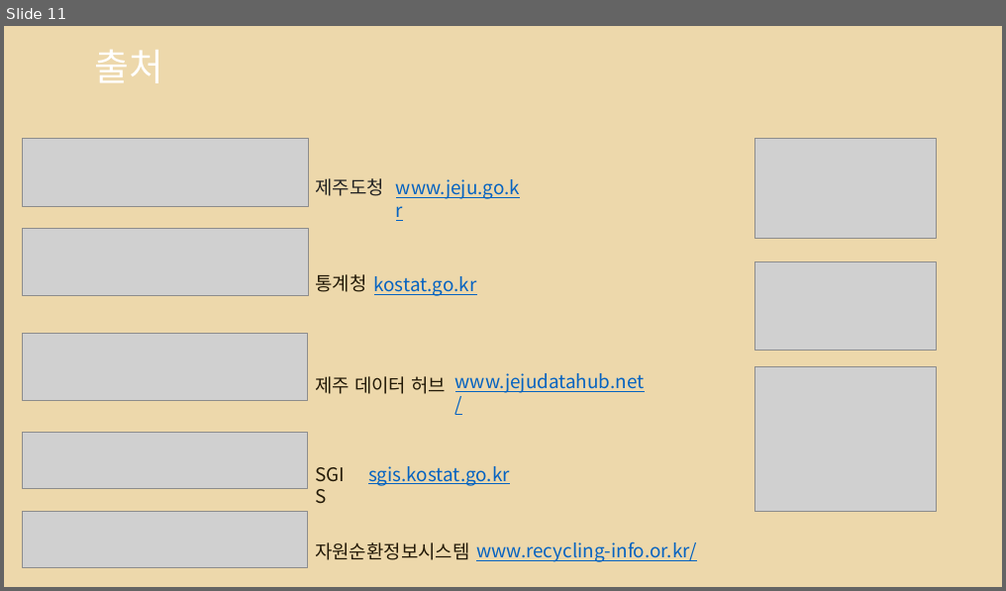
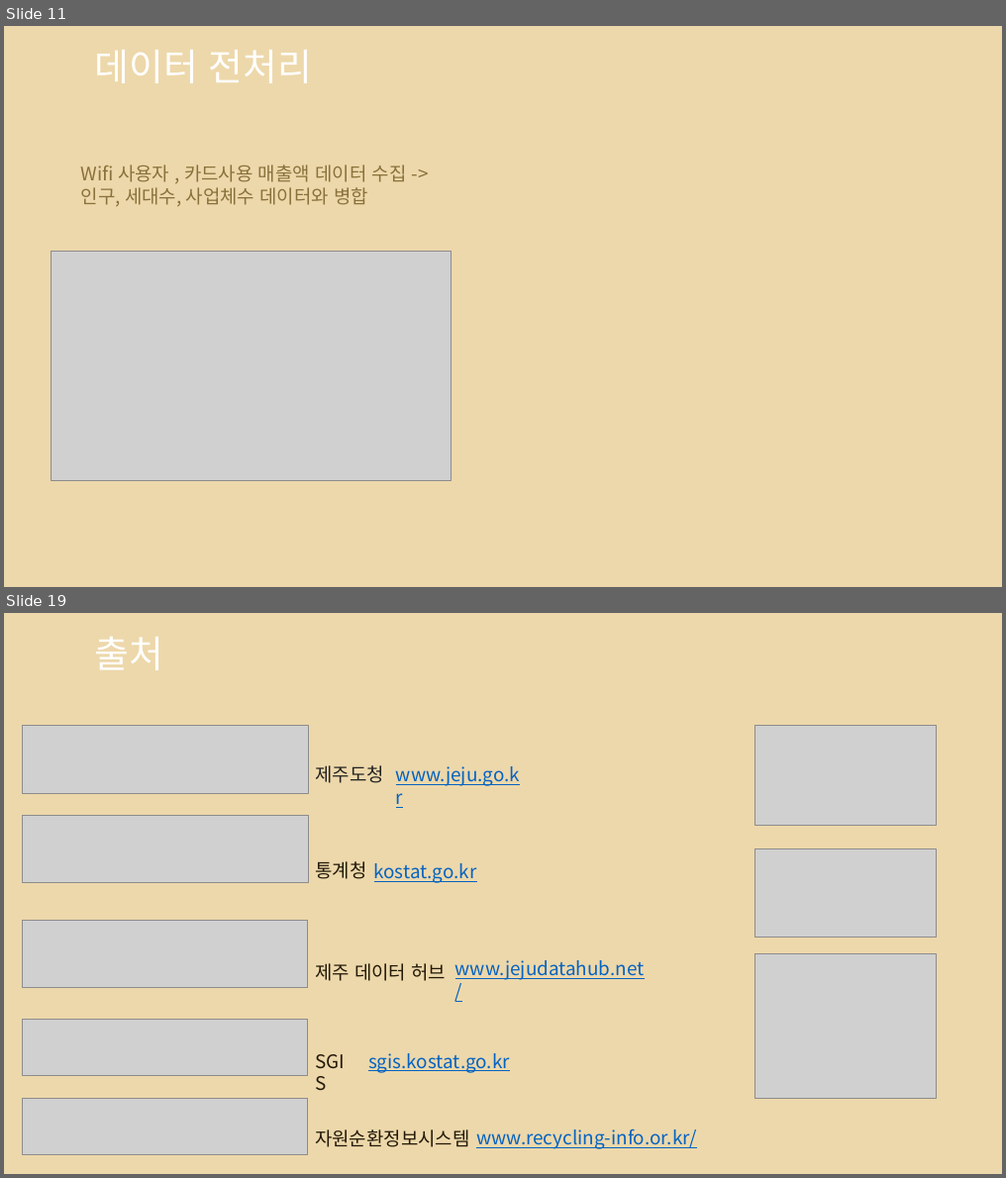
Before and after one commit to so-jeong0127/Python-Project, a slide deck: 3조_1차_재활용도움센터 위치 선정.pptx. Shown one above the other, each under a label of ours: slide 11 before the commit, slides 11 and 19 after it; the slides between them are not shown. The pictures are 1006x591 and 1006x1178 pixels, drawn with LibreOffice and Linux fonts; fonts in the diff are those of the drawing; grey boxes stand for pictures; background and template pictures are left out. Boxes give left, top, right and bottom in pixels: in the first picture for what was removed or moved away, otherwise in the second. Text is boxed around its words. In the diff, an @@ line names an element or a change of style, - is before the commit and + after.

```diff
--- a/3조_1차_재활용도움센터 위치 선정.pptx
+++ b/3조_1차_재활용도움센터 위치 선정.pptx
@@ slide 11 added at (4, 26, 1002, 587), background picture (left out) @@
@@ title added at (95, 50, 311, 83), 36 pt, text #FFFFFF @@
+데이터 전처리
@@ text added at (81, 165, 407, 206), 18 pt, text #8A713B @@
+Wifi 사용자 , 카드사용 매출액 데이터 수집 -> 인구, 세대수, 사업체수 데이터와 병합
@@ picture added at (52, 252, 450, 480) @@
@@ what was slide 11 is now slide 19 @@
```
Also in this commit, not shown: 8 other slides added, 1 slide removed, 1 other file.
